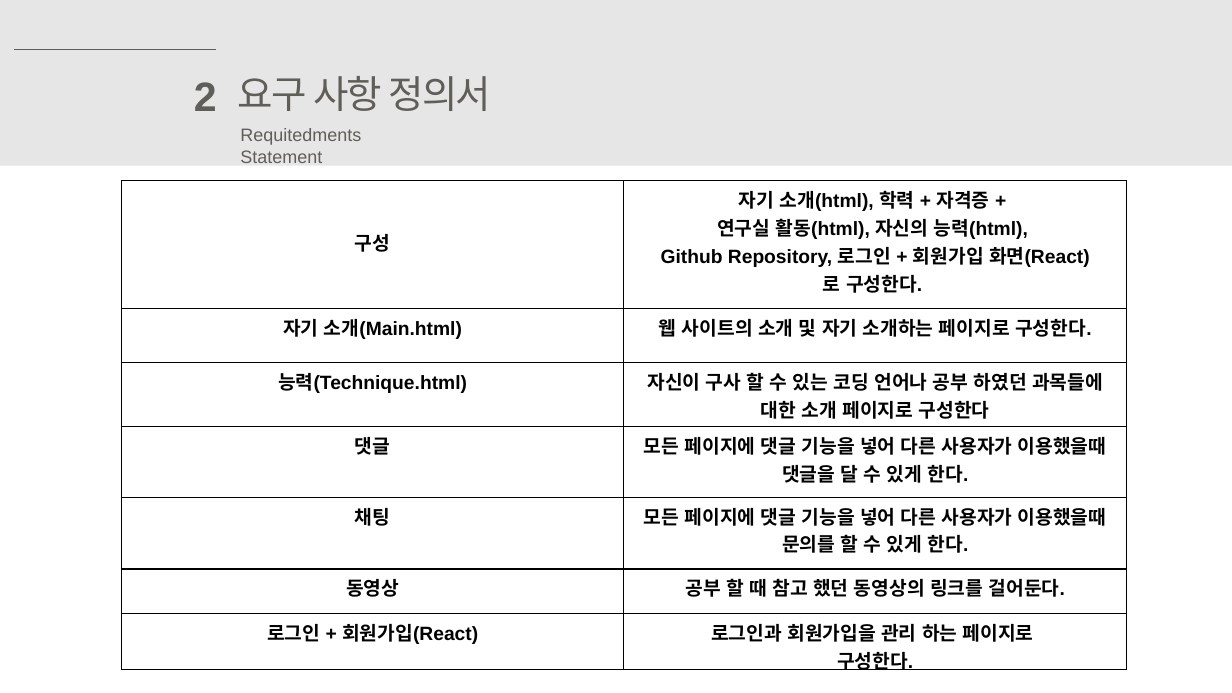
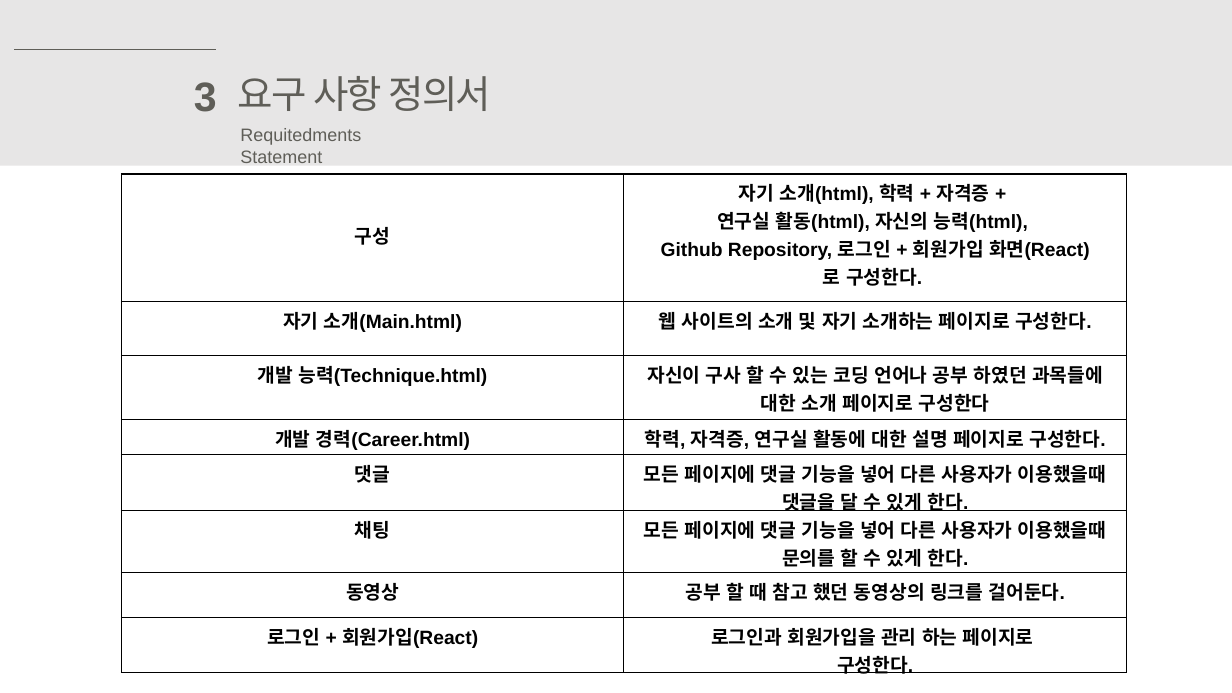
Before and after one commit to thlim008/Web_Project, a slide deck: slide 8 of selfportfolio-2018.pptx. Drawn at 1232x693 pixels with LibreOffice and Linux fonts; fonts in the diff are those of the drawing. Boxes give left, top, right and bottom in pixels: in the first picture for what was removed or moved away, otherwise in the second. Text is boxed around its words. In the diff, an @@ line names an element or a change of style, - is before the commit and + after.

```diff
--- a/selfportfolio-2018.pptx
+++ b/selfportfolio-2018.pptx
@@ text at (194,82,217,112): text changed @@
-2
+3
@@ table at (121,174,1127,678) @@
-row 3: 능력(Technique.html) | 자신이 구사 할 수 있는 코딩 언어나 공부 하였던 과목들에 대한 소개 페이지로 구성한다
+row 3: 개발 능력(Technique.html) | 자신이 구사 할 수 있는 코딩 언어나 공부 하였던 과목들에 대한 소개 페이지로 구성한다
+row 4: 개발 경력(Career.html) | 학력, 자격증, 연구실 활동에 대한 설명 페이지로 구성한다.
@@ table: place and size @@
-table at (121,181,1127,674)
+table at (121,174,1127,678)
```
Also in this commit, not shown: 7 other slides changed, 8 slides added, 33 other files.
